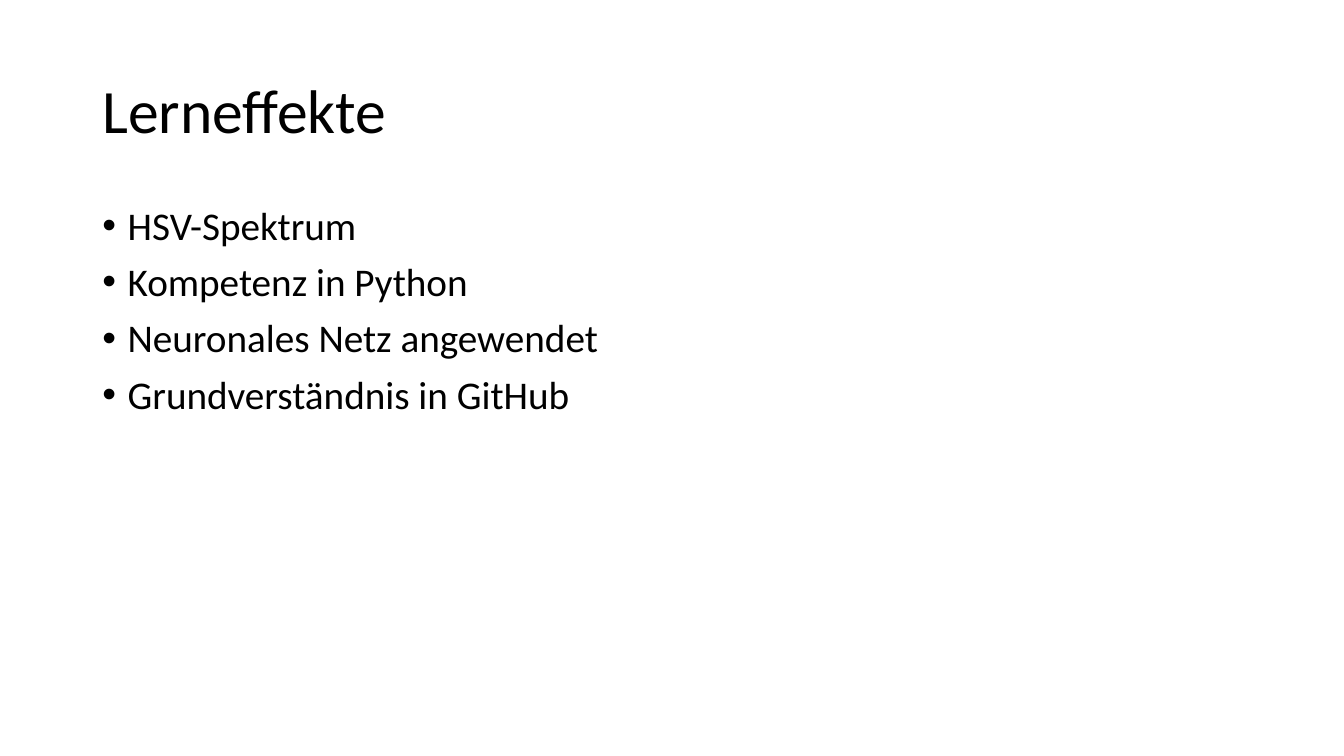
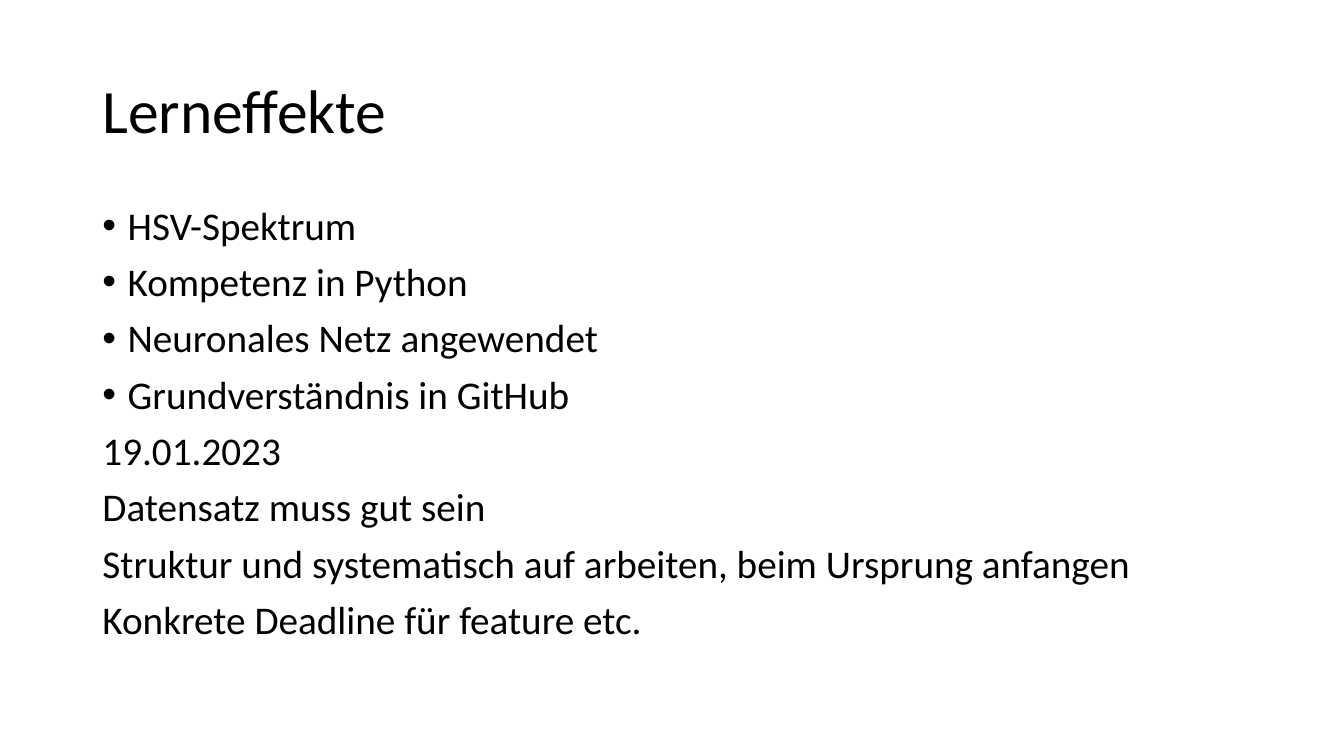
Before and after one commit to linuxfanatiker/hugepackage, a slide deck: slide 11 of praesentationen/Woche1_Ergebnisse.pptx (slide 12 before the commit). Drawn at 1344x756 pixels with LibreOffice and Linux fonts; fonts in the diff are those of the drawing. Boxes give left, top, right and bottom in pixels: in the first picture for what was removed or moved away, otherwise in the second. Text is boxed around its words. In the diff, an @@ line names an element or a change of style, - is before the commit and + after.

```diff
--- a/praesentationen/Woche1_Ergebnisse.pptx
+++ b/praesentationen/Woche1_Ergebnisse.pptx
@@ text at <box>102,439,1130,635</box>: paragraphs added @@
+19.01.2023
+Datensatz muss gut sein
+Struktur und systematisch auf arbeiten, beim Ursprung anfangen
+Konkrete Deadline für feature etc.
```
Also in this commit, not shown: 5 other slides changed, 1 slide removed, 3 other files.
